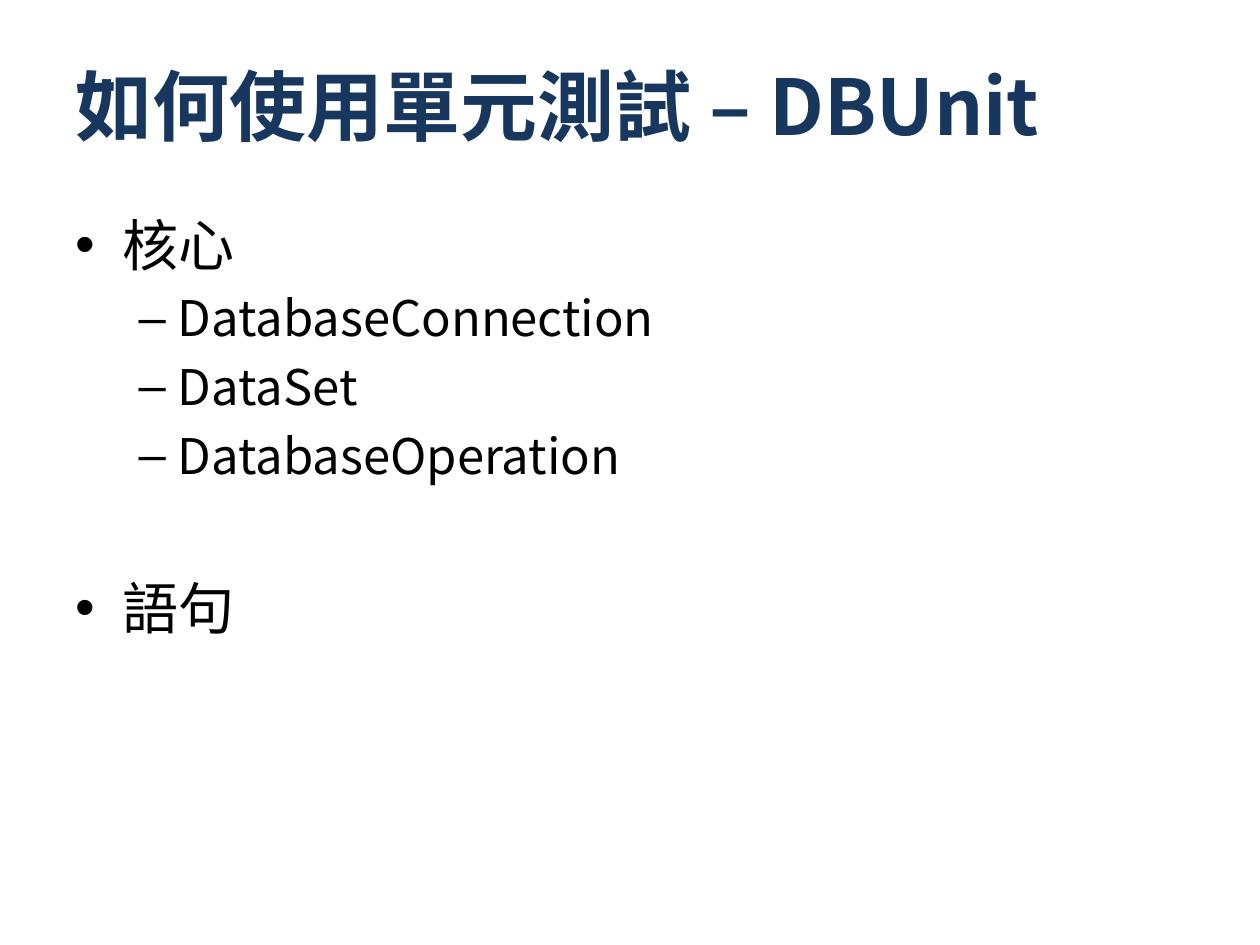
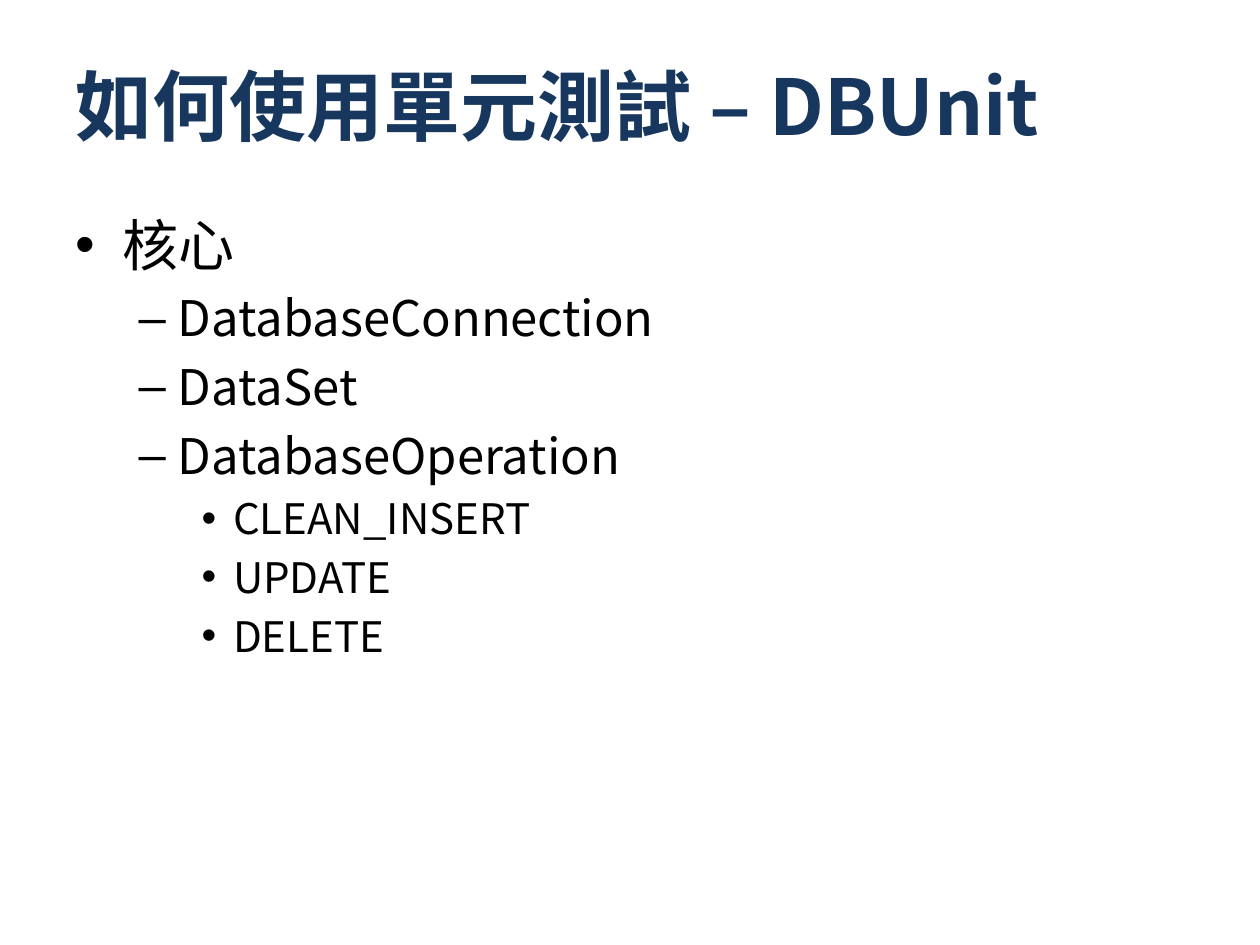
Before and after one commit to progden/hyUnitTestSharing, a slide deck: slide 8 of HYT - UnitTest.pptx. Drawn at 1260x945 pixels with LibreOffice and Linux fonts; fonts in the diff are those of the drawing; background and template pictures are left out. Boxes give left, top, right and bottom in pixels: in the first picture for what was removed or moved away, otherwise in the second. Text is boxed around its words. In the diff, an @@ line names an element or a change of style, - is before the commit and + after.

```diff
--- a/HYT - UnitTest.pptx
+++ b/HYT - UnitTest.pptx
@@ text at bbox=[233, 502, 530, 652]: text changed; size 32 to 24 pt @@
-• 語句
+    • CLEAN_INSERT
+    • UPDATE
+    • DELETE
```
Also in this commit, not shown: 4 other slides changed, 1 slide added, 1 other file.
